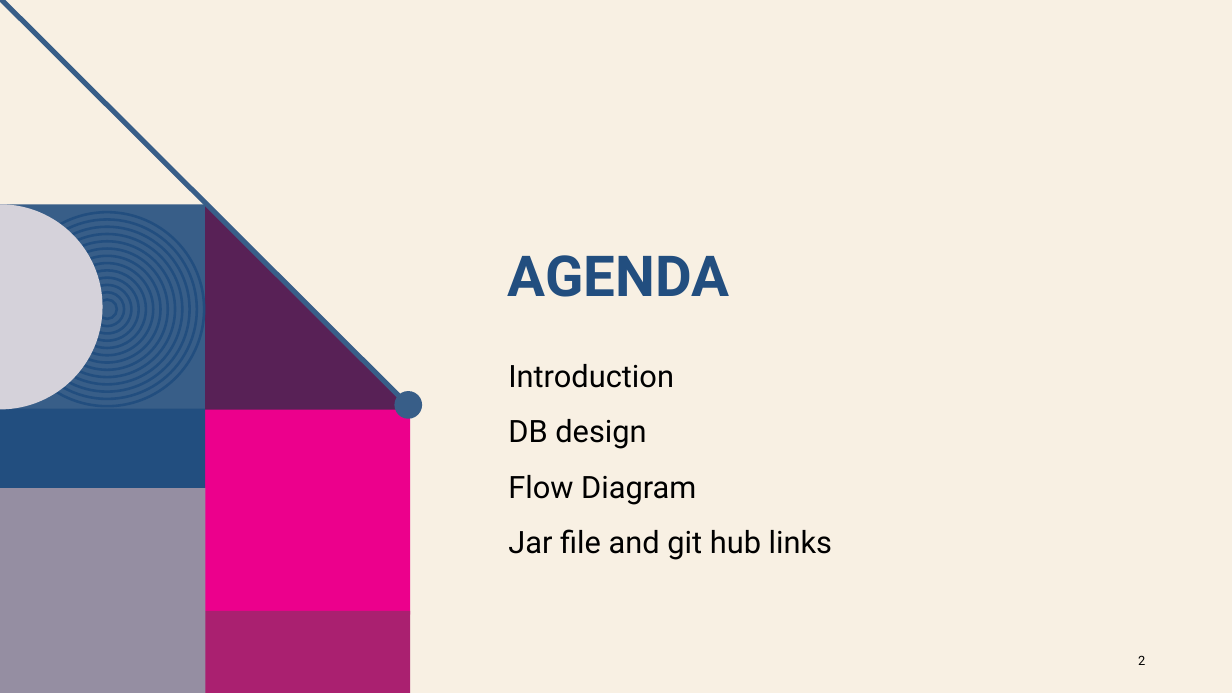
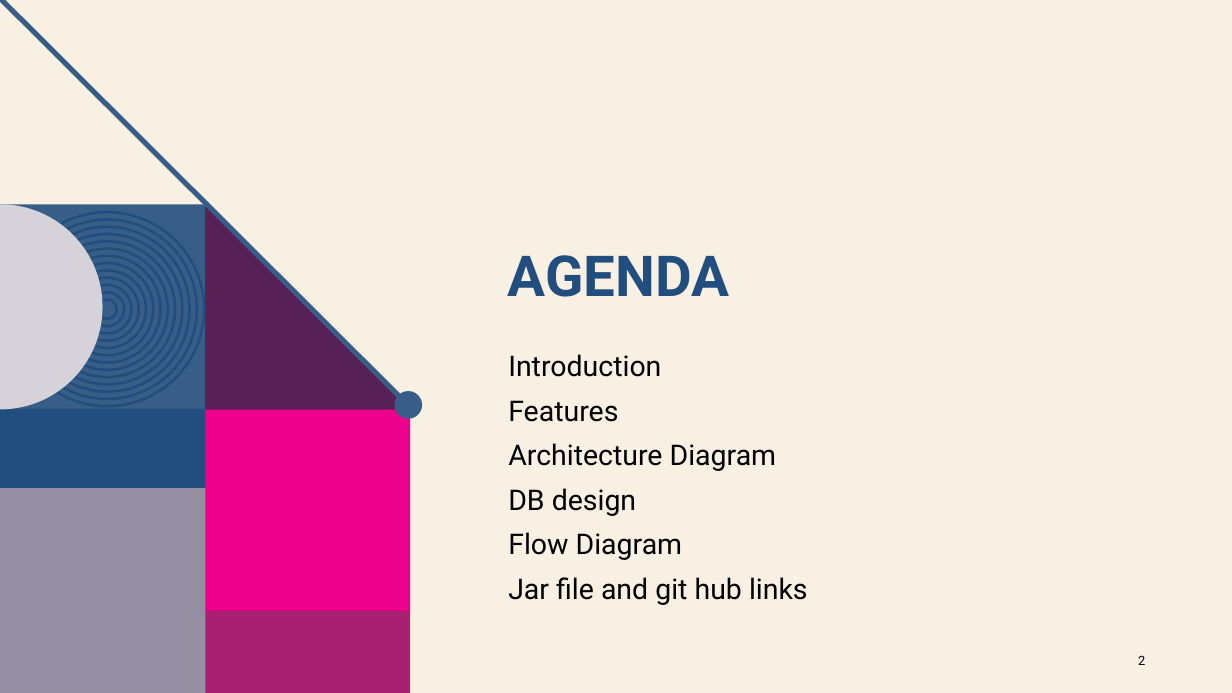
Before and after one commit to Arundhathi-Nayak/DLTE-JAVA-FULL-STACK-ARUNDHATHI-NAYAK-2024, a slide deck: slide 2 of PROJECT/Database-Documentation/MyBANK BANKING APPLICARTION.pptx. Drawn at 1232x693 pixels with LibreOffice and Linux fonts; fonts in the diff are those of the drawing; background and template pictures are left out. Boxes give left, top, right and bottom in pixels: in the first picture for what was removed or moved away, otherwise in the second. Text is boxed around its words. In the diff, an @@ line names an element or a change of style, - is before the commit and + after.

```diff
--- a/PROJECT/Database-Documentation/MyBANK BANKING APPLICARTION.pptx
+++ b/PROJECT/Database-Documentation/MyBANK BANKING APPLICARTION.pptx
@@ text at bbox=[508, 354, 808, 605]: size 24 to 22.2 pt in "Introduction", "DB design", "Flow Diagram", "Jar file and git hub links"; line spacing 1.5 to 1.3 @@
@@ text at bbox=[508, 400, 777, 471]: paragraphs added @@
+Features
+Architecture Diagram
```
Also in this commit, not shown: 1 other slide changed, 3 slides added, 53 other files.
